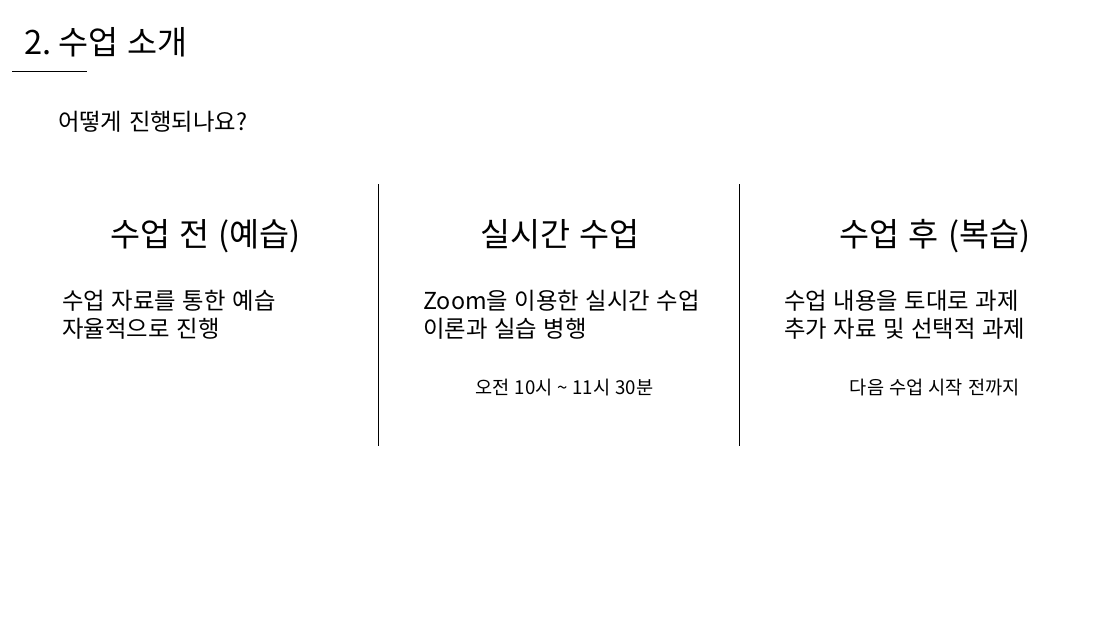
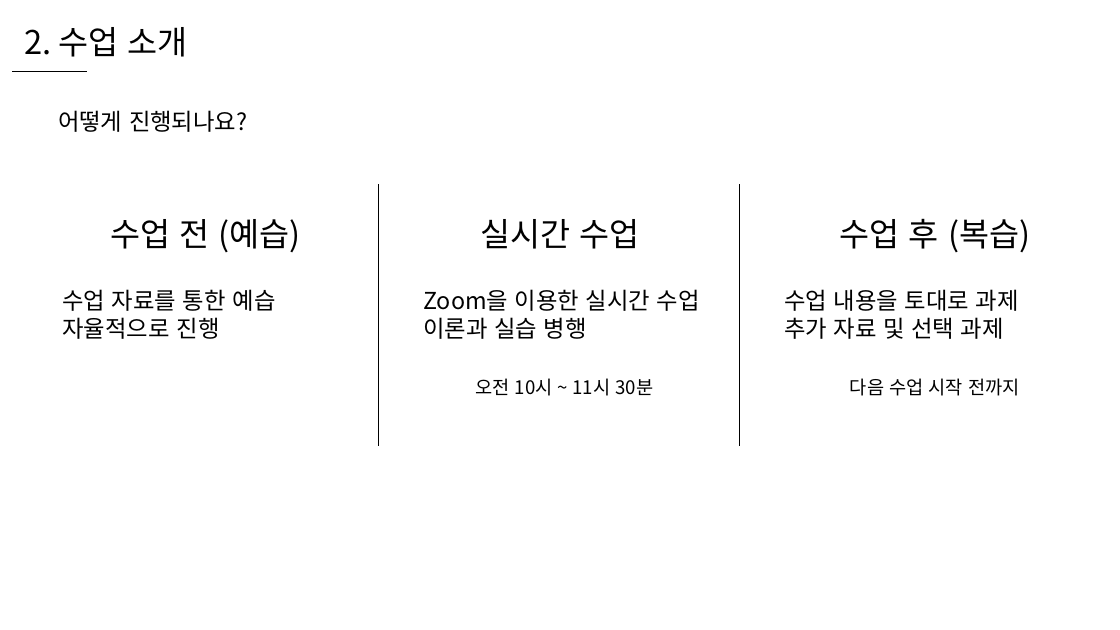
Before and after one commit to WooLyung/2021-RG-Lecture, a slide deck: slide 7 of 수업 자료/0 - 수업 소개.pptx. Drawn at 1120x630 pixels with LibreOffice and Linux fonts; fonts in the diff are those of the drawing. Boxes give left, top, right and bottom in pixels: in the first picture for what was removed or moved away, otherwise in the second. Text is boxed around its words. In the diff, an @@ line names an element or a change of style, - is before the commit and + after.

Commit message:
수업 자료 업데이트

```diff
--- a/수업 자료/0 - 수업 소개.pptx
+++ b/수업 자료/0 - 수업 소개.pptx
@@ text at bbox=[784, 317, 1004, 339]: text changed @@
-추가 자료 및 선택적 과제
+추가 자료 및 선택 과제
```
Also in this commit, not shown: 3 other slides changed, 4 other files.
